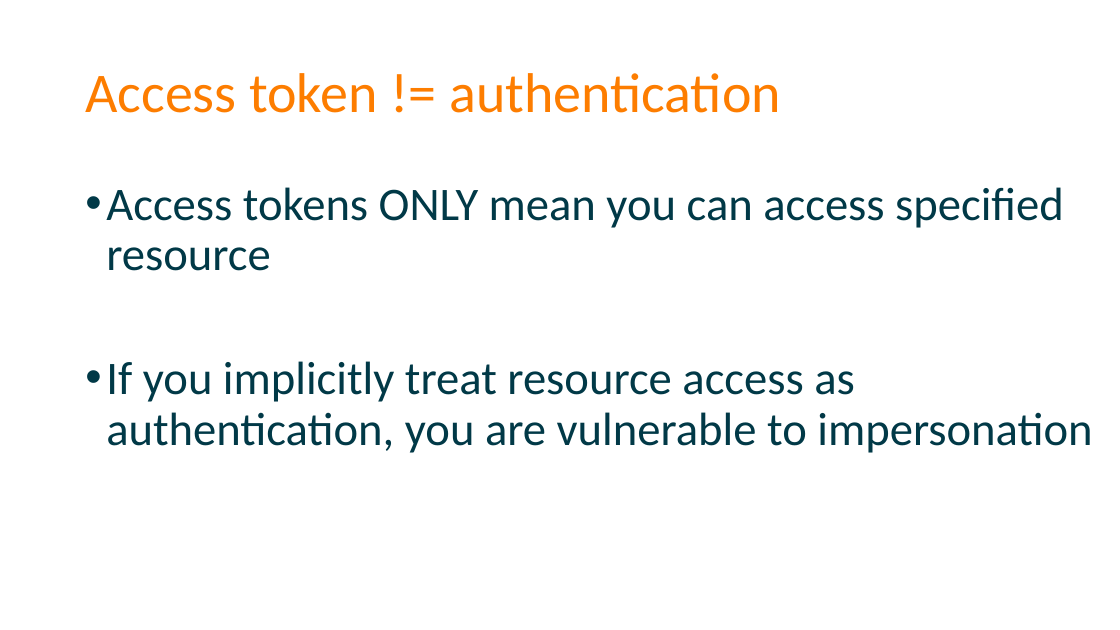
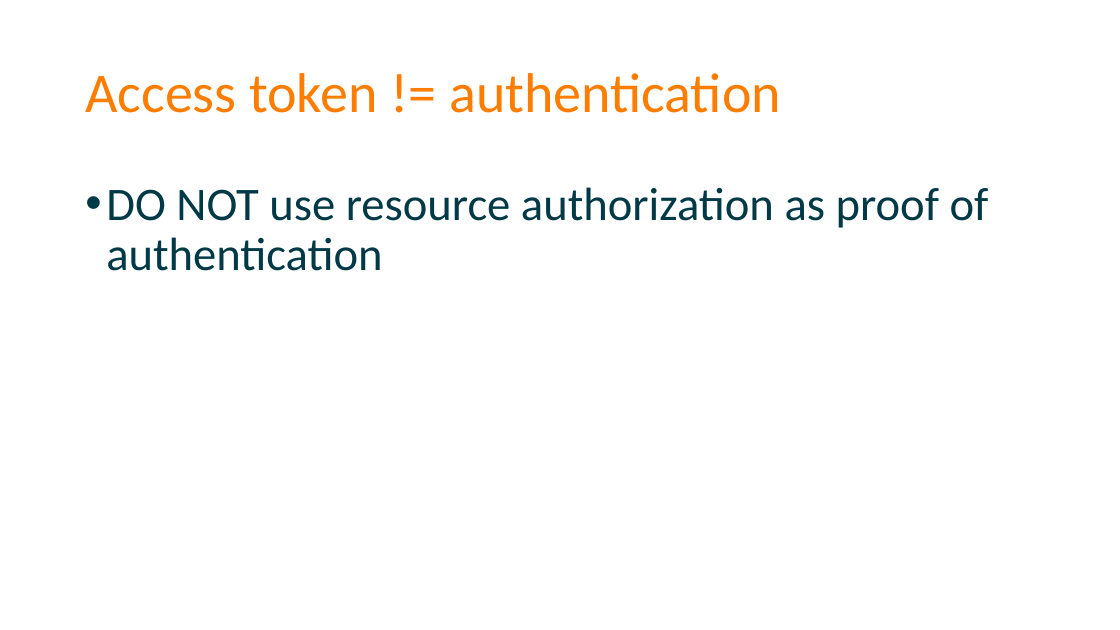
Before and after one commit to spetryjohnson/Securing-Your-API-Endpoints, a slide deck: slide 53 of Securing Your API Endpoints.pptx (slide 54 before the commit). Drawn at 1120x630 pixels with LibreOffice and Linux fonts; fonts in the diff are those of the drawing. Boxes give left, top, right and bottom in pixels: in the first picture for what was removed or moved away, otherwise in the second. Text is boxed around its words. In the diff, an @@ line names an element or a change of style, - is before the commit and + after.

```diff
--- a/Securing Your API Endpoints.pptx
+++ b/Securing Your API Endpoints.pptx
@@ text at (106,187,989,271): text changed @@
-• Access tokens ONLY mean you can access specified resource
-• If you implicitly treat resource access as authentication, you are vulnerable to impersonation
+• DO NOT use resource authorization as proof of authentication
```
Also in this commit, not shown: 9 other slides changed, 1 slide removed, 1 other file.
